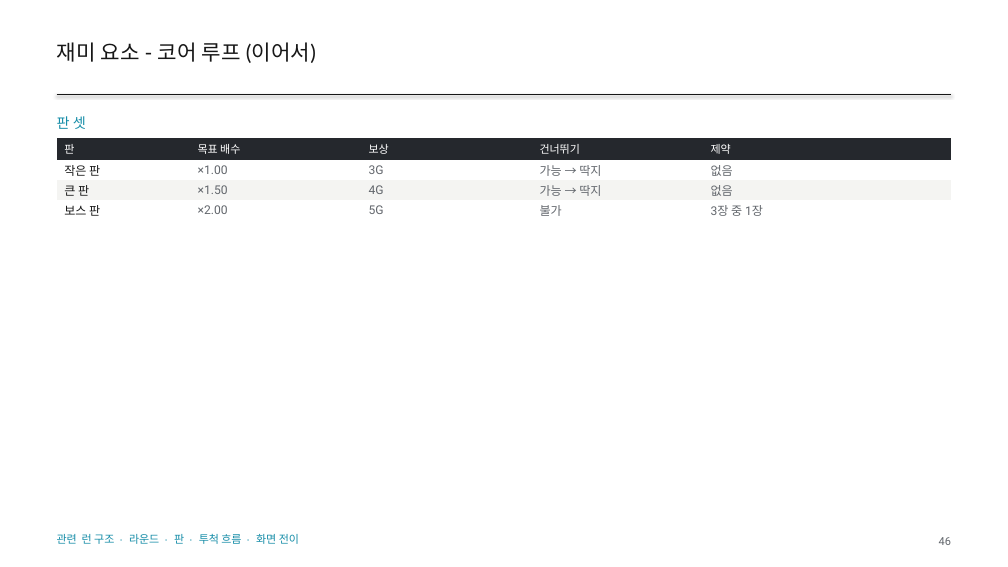
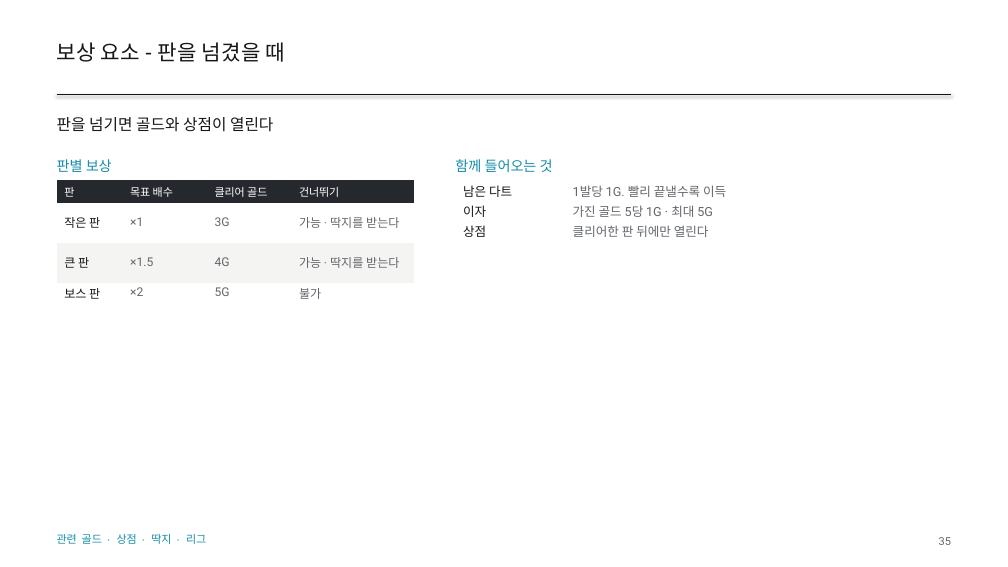
Before and after one commit to GGbong69/test-03, a slide deck: slide 35 of docs/HIGHTONE_기획서.pptx (slide 46 before the commit). Drawn at 1008x567 pixels with LibreOffice and Linux fonts; fonts in the diff are those of the drawing. Boxes give left, top, right and bottom in pixels: in the first picture for what was removed or moved away, otherwise in the second. Text is boxed around its words. In the diff, an @@ line names an element or a change of style, - is before the commit and + after.

```diff
--- a/docs/HIGHTONE_기획서.pptx
+++ b/docs/HIGHTONE_기획서.pptx
@@ text at [57,42,285,62]: text changed @@
-재미 요소 - 코어 루프 (이어서)
+보상 요소 - 판을 넘겼을 때
@@ text at [57,117,273,132]: text changed; size 13.5 to 15 pt; text colour #168DA8 to #171717 @@
-판 셋
+판을 넘기면 골드와 상점이 열린다
@@ text added at [57,159,112,172], 13.5 pt, text #168DA8 @@
+판별 보상
@@ text added at [455,159,553,172], 13.5 pt, text #168DA8 @@
+함께 들어오는 것
@@ table at [57,180,414,303] @@
-column 2: 목표 배수 | ×1.00 | ×1.50 | ×2.00
-column 3: 보상 | 3G | 4G | 5G
-column 4: 건너뛰기 | 가능 → 딱지 | 가능 → 딱지 | 불가
-column 5: 제약 | 없음 | 없음 | 3장 중 1장
+column 2: 목표 배수 | ×1 | ×1.5 | ×2
+column 3: 클리어 골드 | 3G | 4G | 5G
+column 4: 건너뛰기 | 가능 · 딱지를 받는다 | 가능 · 딱지를 받는다 | 불가
@@ table: place and size @@
-table at [57,138,951,220]
+table at [57,180,414,303]
@@ table added at [456,180,813,241], 3 rows, 2 columns @@
+남은 다트 | 1발당 1G. 빨리 끝낼수록 이득
+이자 | 가진 골드 5당 1G · 최대 5G
+상점 | 클리어한 판 뒤에만 열린다
@@ text at [57,534,206,544]: text changed @@
-관련 런 구조 · 라운드 · 판 · 투척 흐름 · 화면 전이
+관련 골드 · 상점 · 딱지 · 리그
@@ text at [939,537,951,545]: text changed @@
-46
+35
```
Also in this commit, not shown: 44 other slides changed, 4 slides added, 49 slides removed, 3 other files.
